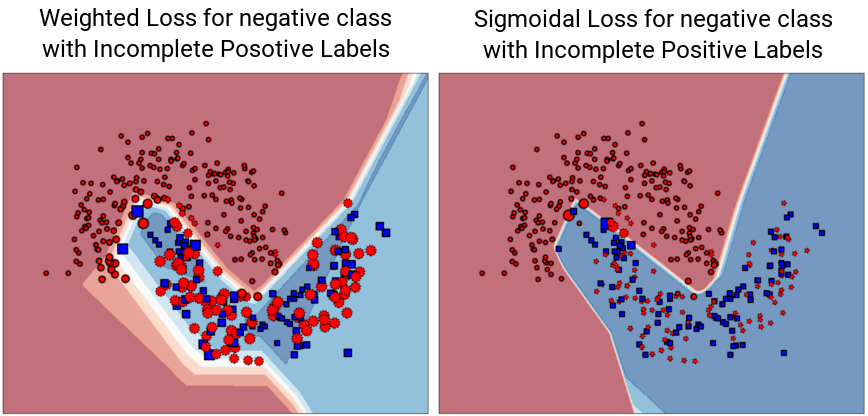
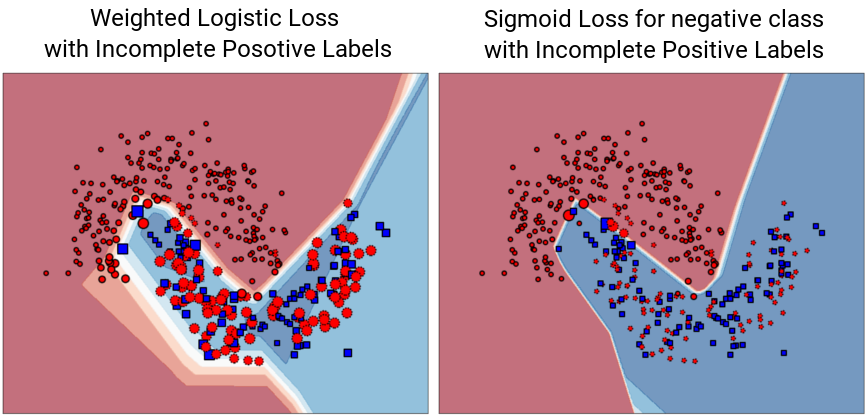
Layers edited between the first and the second 868x416 image:
renamed "Sigmoidal Loss for negative cl..." to "Sigmoid Loss for negative clas...", painted on it over [474,9,832,63]
renamed "Weighted Loss for negative cla..." to "Weighted Logistic Loss ...", painted on it over [39,8,391,62]
